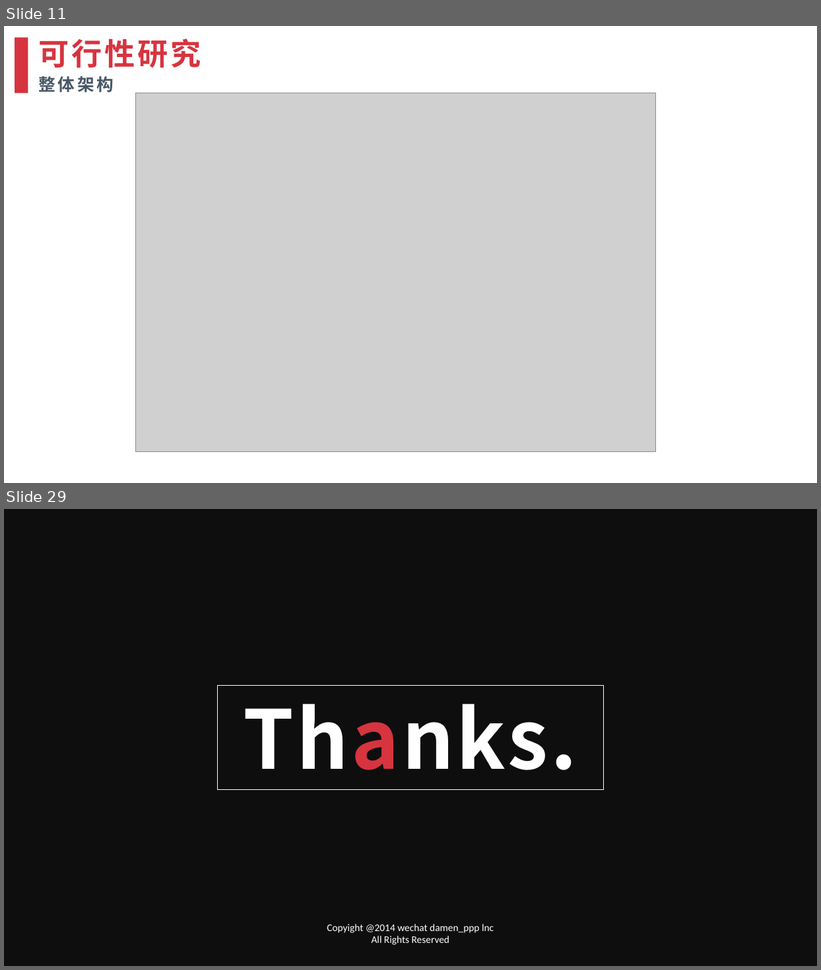
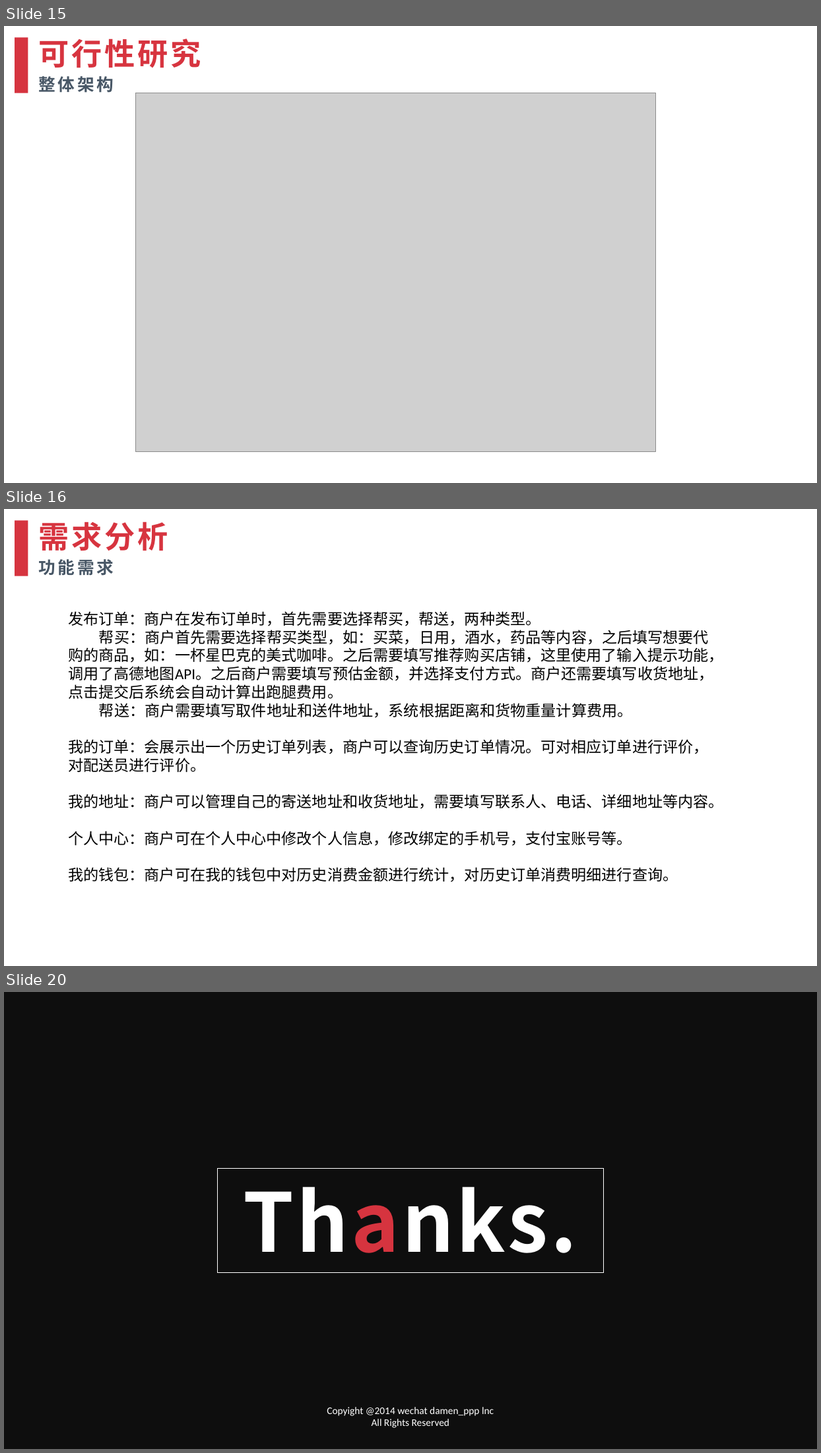
Before and after one commit to relaxwang0714/went-on-errands, a slide deck: 项目PPT/众包跑腿平台需求分析报告.pptx. Shown one above the other, each under a label of ours: slides 11 and 29 before the commit, slides 15, 16 and 20 after it; the slides between them are not shown. The pictures are 821x970 and 821x1453 pixels, drawn with LibreOffice and Linux fonts; fonts in the diff are those of the drawing; grey boxes stand for pictures; background and template pictures are left out; a plain dark background stands for a picture behind light text. Boxes give left, top, right and bottom in pixels: in the first picture for what was removed or moved away, otherwise in the second. Text is boxed around its words. In the diff, an @@ line names an element or a change of style, - is before the commit and + after.

```diff
--- a/项目PPT/众包跑腿平台需求分析报告.pptx
+++ b/项目PPT/众包跑腿平台需求分析报告.pptx
@@ slide 16 added at [4, 509, 817, 966], background picture (left out) @@
@@ rectangle added at [15, 521, 28, 576], fill #D6343F @@
@@ text added at [38, 522, 168, 551], 36 pt, text #D7343F, bold @@
+需求分析
@@ text added at [38, 559, 114, 576], 20 pt, text #485766, bold @@
+功能需求
@@ text added at [68, 611, 723, 883], 18 pt, text #000000 @@
+发布订单：商户在发布订单时，首先需要选择帮买，帮送，两种类型。
+帮买：商户首先需要选择帮买类型，如：买菜，日用，酒水，药品等内容，之后填写想要代购的商品，如：一杯星巴克的美式咖啡。之后需要填写推荐购买店铺，这里使用了输入提示功能，调用了高德地图API。之后商户需要填写预估金额，并选择支付方式。商户还需要填写收货地址，点击提交后系统会自动计算出跑腿费用。
+帮送：商户需要填写取件地址和送件地址，系统根据距离和货物重量计算费用。
+我的订单：会展示出一个历史订单列表，商户可以查询历史订单情况。可对相应订单进行评价，对配送员进行评价。
+我的地址：商户可以管理自己的寄送地址和收货地址，需要填写联系人、电话、详细地址等内容。
+个人中心：商户可在个人中心中修改个人信息，修改绑定的手机号，支付宝账号等。
+我的钱包：商户可在我的钱包中对历史消费金额进行统计，对历史订单消费明细进行查询。
@@ what was slide 11 is now slide 15 @@
@@ what was slide 29 is now slide 20 @@
```
Also in this commit, not shown: 3 slides changed, 2 other slides added, 8 other files.
